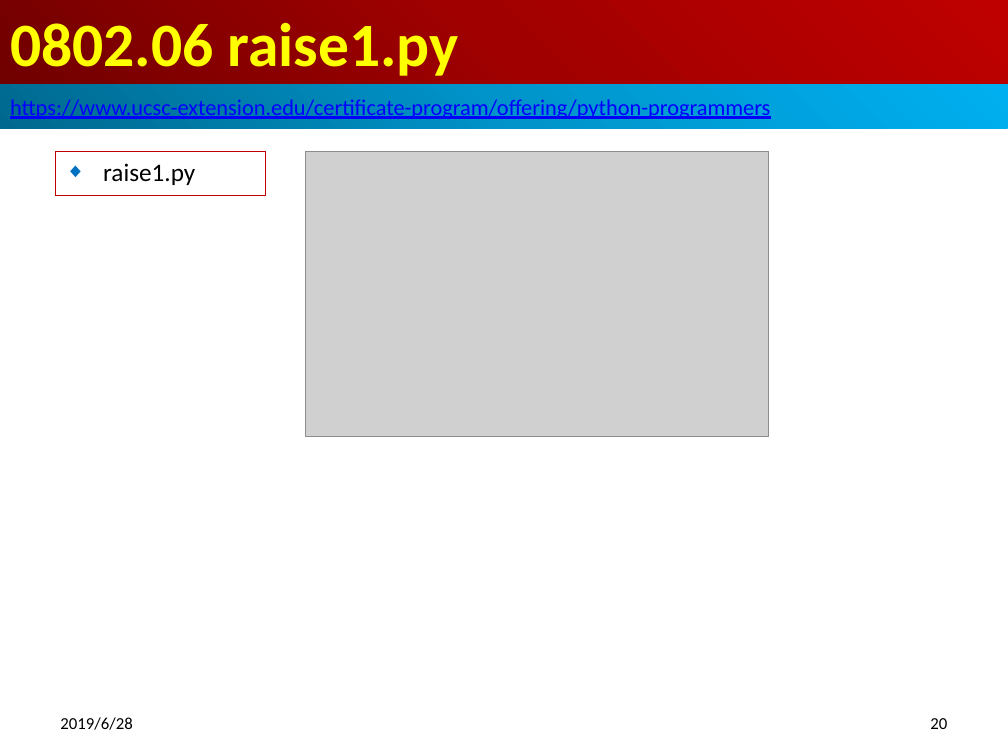
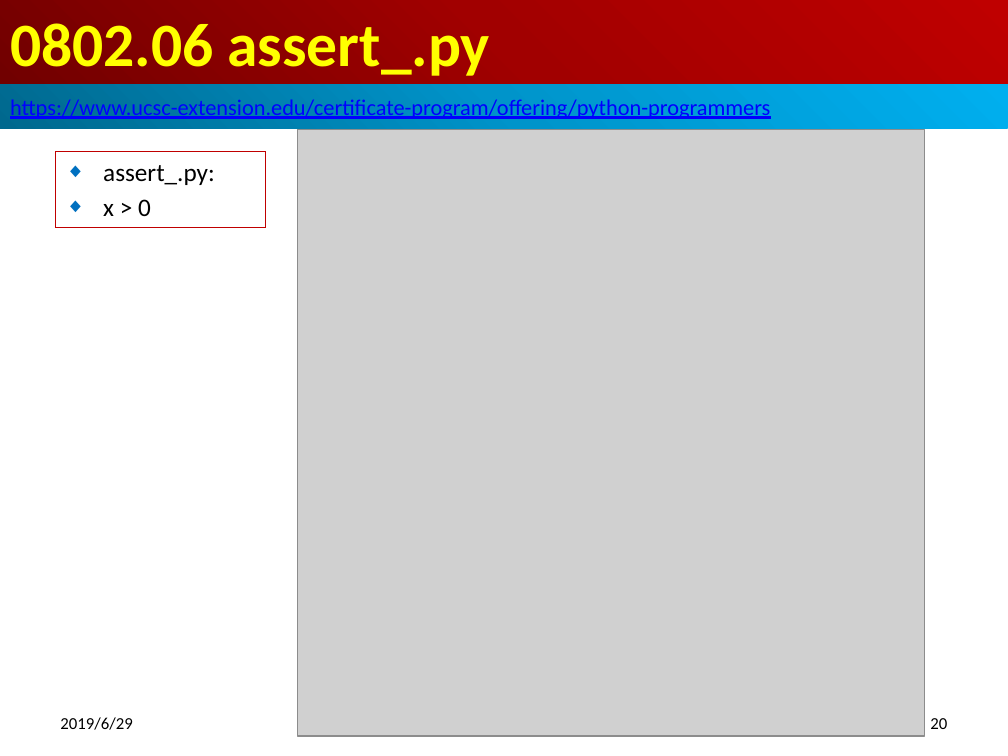
Before and after one commit to pchen0723/700-Python-Adv, a slide deck: slide 20 of 08_ModuleWrap/0802_Wrap.pptx. Drawn at 1008x756 pixels with LibreOffice and Linux fonts; fonts in the diff are those of the drawing; grey boxes stand for pictures. Boxes give left, top, right and bottom in pixels: in the first picture for what was removed or moved away, otherwise in the second. Text is boxed around its words. In the diff, an @@ line names an element or a change of style, - is before the commit and + after.

```diff
--- a/08_ModuleWrap/0802_Wrap.pptx
+++ b/08_ModuleWrap/0802_Wrap.pptx
@@ title at (10,23,491,76): text changed @@
-0802.06 raise1.py
+0802.06 assert_.py
@@ picture added at (297,129,924,736) @@
@@ subtitle "assert_.py:": place and size @@
-subtitle "assert_.py:" at (55,151,266,196)
+subtitle "assert_.py:" at (55,151,266,227)
@@ subtitle at (103,165,215,216): text changed @@
-◆ raise1.py
+◆ assert_.py:
+◆ x > 0
@@ picture removed at (305,151,768,436) @@
@@ text at (60,717,132,730): text changed @@
-2019/6/28
+2019/6/29
```
Also in this commit, not shown: 37 other slides changed, 18 slides added, 21 other files.
